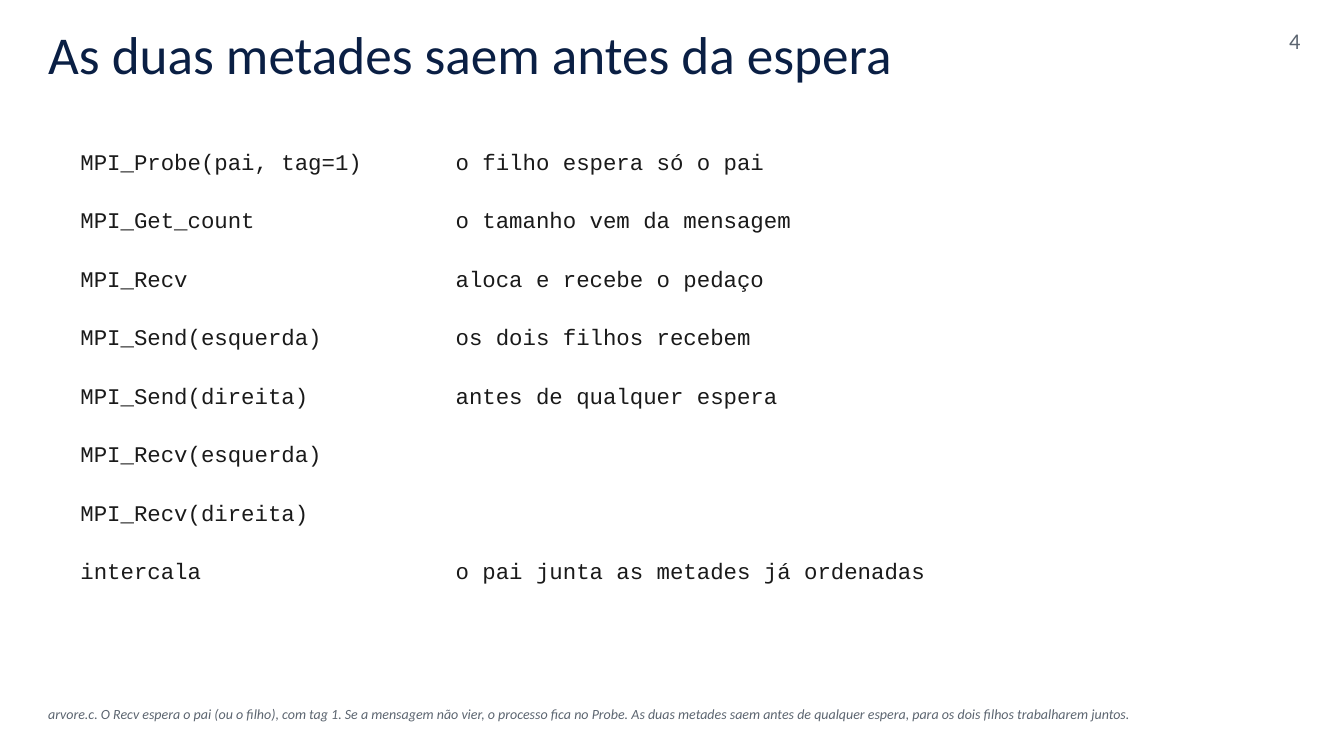
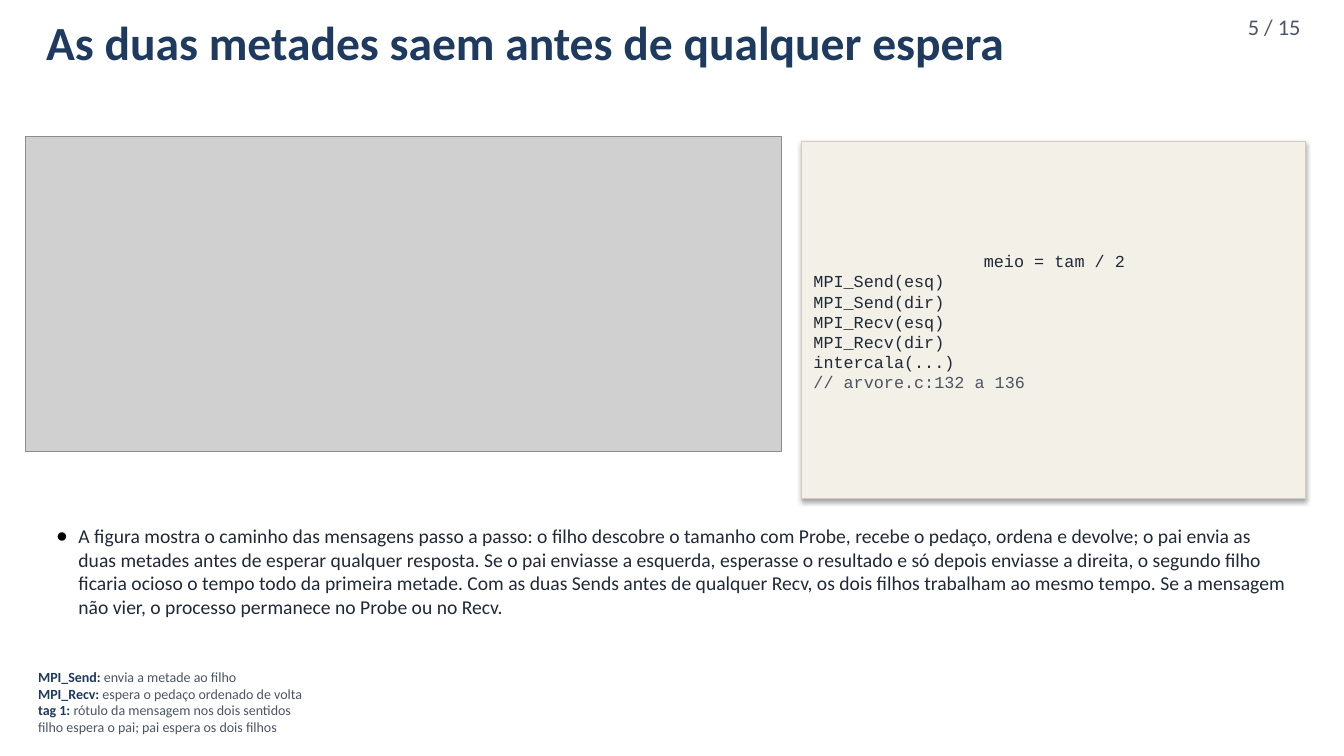
Before and after one commit to bengo501/Trabalho3-Computacao-Paralela, a slide deck: slide 5 of apresentacao/apresentacao.pptx (slide 4 before the commit). Drawn at 1344x756 pixels with LibreOffice and Linux fonts; fonts in the diff are those of the drawing; grey boxes stand for pictures. Boxes give left, top, right and bottom in pixels: in the first picture for what was removed or moved away, otherwise in the second. Text is boxed around its words. In the diff, an @@ line names an element or a change of style, - is before the commit and + after.

```diff
--- a/apresentacao/apresentacao.pptx
+++ b/apresentacao/apresentacao.pptx
@@ text at (46, 26, 1004, 68): text changed; size 38 to 34 pt; text colour #0A1F44 to #1E3A5F; bold on @@
-As duas metades saem antes da espera
+As duas metades saem antes de qualquer espera
@@ text added at (1248, 20, 1301, 35), 16 pt, text #4B5563 @@
+5 / 15
@@ text removed at (1289, 34, 1300, 49) @@
-4
@@ picture added at (25, 136, 781, 451) @@
@@ rectangle added at (802, 141, 1306, 499), fill #F3F0E8, outline #D2CBBE 0.75 pt, 12 pt, text #1F2937 @@
+meio = tam / 2
+MPI_Send(esq)
+MPI_Send(dir)
+MPI_Recv(esq)
+MPI_Recv(dir)
+intercala(...)
+// arvore.c:132 a 136
@@ text removed at (80, 154, 764, 175) @@
-MPI_Probe(pai, tag=1) o filho espera só o pai
@@ text removed at (80, 212, 790, 233) @@
-MPI_Get_count o tamanho vem da mensagem
@@ text removed at (80, 271, 763, 292) @@
-MPI_Recv aloca e recebe o pedaço
@@ text removed at (80, 329, 751, 350) @@
-MPI_Send(esquerda) os dois filhos recebem
@@ text removed at (80, 388, 777, 409) @@
-MPI_Send(direita) antes de qualquer espera
@@ text removed at (80, 446, 321, 467) @@
-MPI_Recv(esquerda)
@@ text removed at (80, 505, 308, 526) @@
-MPI_Recv(direita)
@@ text added at (78, 529, 1284, 617), 14 pt, text #1F2937 @@
+● A figura mostra o caminho das mensagens passo a passo: o filho descobre o tamanho com Probe, recebe o pedaço, ordena e devolve; o pai envia as duas metades antes de esperar qualquer resposta. Se o pai enviasse a esquerda, esperasse o resultado e só depois enviasse a direita, o segundo filho ficaria ocioso o tempo todo da primeira metade. Com as duas Sends antes de qualquer Recv, os dois filhos trabalham ao mesmo tempo. Se a mensagem não vier, o processo permanece no Probe ou no Recv.
@@ text removed at (80, 563, 925, 584) @@
-intercala o pai junta as metades já ordenadas
@@ text added at (38, 672, 302, 735), 10 pt, text #4B5563 @@
+MPI_Send: envia a metade ao filho
+MPI_Recv: espera o pedaço ordenado de volta
+tag 1: rótulo da mensagem nos dois sentidos
+filho espera o pai; pai espera os dois filhos
@@ text removed at (48, 709, 1129, 722) @@
-arvore.c. O Recv espera o pai (ou o filho), com tag 1. Se a mensagem não vier, o processo fica no Probe. As duas metades saem antes de qualquer espera, para os dois filhos trabalharem juntos.
```
Also in this commit, not shown: 5 other slides changed, 9 slides added, 10 slides removed, 8 other files.
